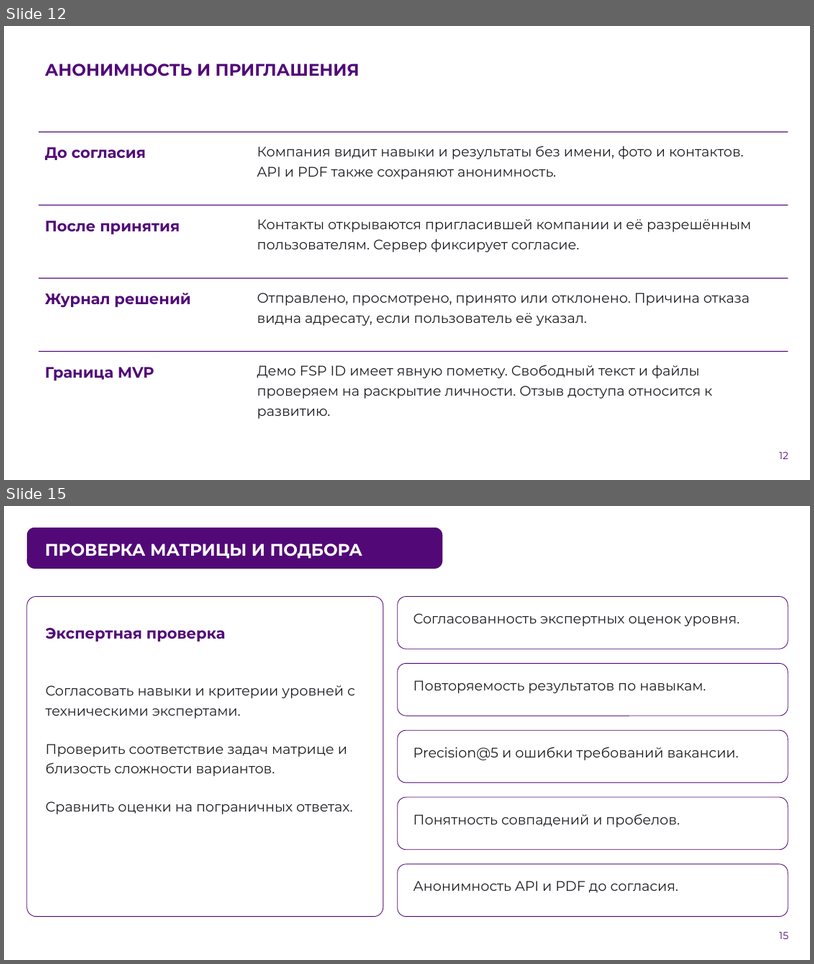
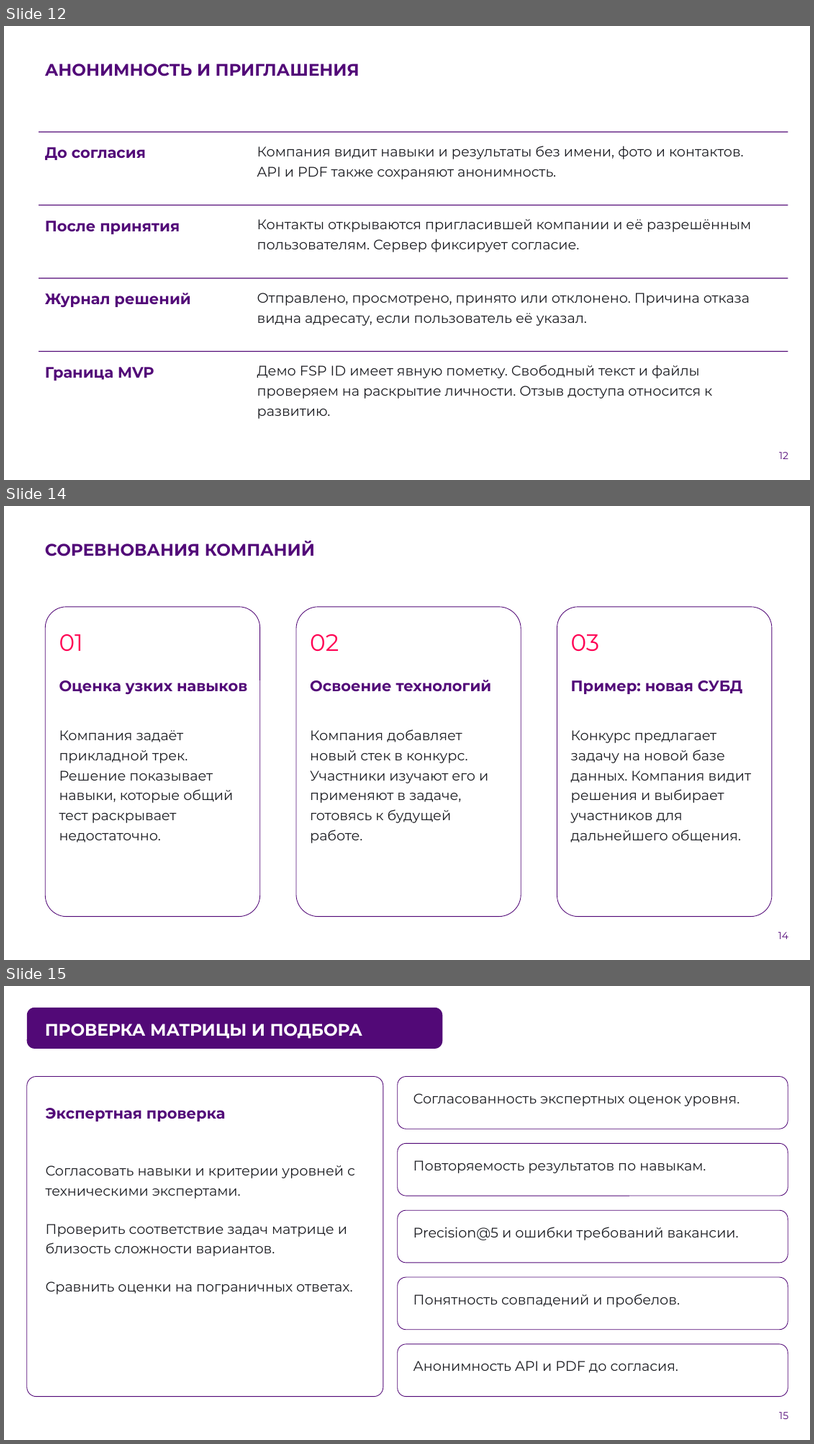
Before and after one commit to Headmast/FSP, a slide deck: doc/presentation/trudyazhki-fsp.pptx. Shown one above the other, each under a label of ours: slides 12 and 15 before the commit, slides 12, 14 and 15 after it; the slides between them are not shown. The pictures are 814x964 and 814x1444 pixels, drawn with LibreOffice and Linux fonts; fonts in the diff are those of the drawing; background and template pictures are left out. Boxes give left, top, right and bottom in pixels: in the first picture for what was removed or moved away, otherwise in the second. Text is boxed around its words. In the diff, an @@ line names an element or a change of style, - is before the commit and + after.

```diff
--- a/doc/presentation/trudyazhki-fsp.pptx
+++ b/doc/presentation/trudyazhki-fsp.pptx
@@ slide 14 added at (4,506,810,960), background picture (left out) @@
@@ text added at (45,541,315,556), 20 pt, text #520978, bold @@
+СОРЕВНОВАНИЯ КОМПАНИЙ
@@ rounded rectangle added at (45,606,260,916), fill #FFFFFF, outline #520977 0.75 pt @@
@@ rounded rectangle added at (296,606,521,916), fill #FFFFFF, outline #520977 0.75 pt @@
@@ rounded rectangle added at (558,606,772,916), fill #FFFFFF, outline #520977 0.75 pt @@
@@ text added at (59,634,83,651), 28 pt, text #FF0053 @@
+01
@@ text added at (310,634,339,651), 28 pt, text #FF0053 @@
+02
@@ text added at (571,634,600,651), 28 pt, text #FF0053 @@
+03
@@ text added at (59,680,247,695), 18 pt, text #520978, bold @@
+Оценка узких навыков
@@ text added at (310,680,492,692), 18 pt, text #520978, bold @@
+Освоение технологий
@@ text added at (571,680,743,694), 18 pt, text #520978, bold @@
+Пример: новая СУБД
@@ text added at (59,730,233,842), 16.5 pt, text #1C1D22 @@
+Компания задаёт прикладной трек. Решение показывает навыки, которые общий тест раскрывает недостаточно.
@@ text added at (310,729,489,843), 16.5 pt, text #1C1D22 @@
+Компания добавляет новый стек в конкурс. Участники изучают его и применяют в задаче, готовясь к будущей работе.
@@ text added at (571,730,752,842), 16.5 pt, text #1C1D22 @@
+Конкурс предлагает задачу на новой базе данных. Компания видит решения и выбирает участников для дальнейшего общения.
@@ text added at (779,932,789,939), 12 pt, text #520978 @@
+14
```
Also in this commit, not shown: 6 slides changed, 1 other slide added, 2 slides removed, 7 other files.
